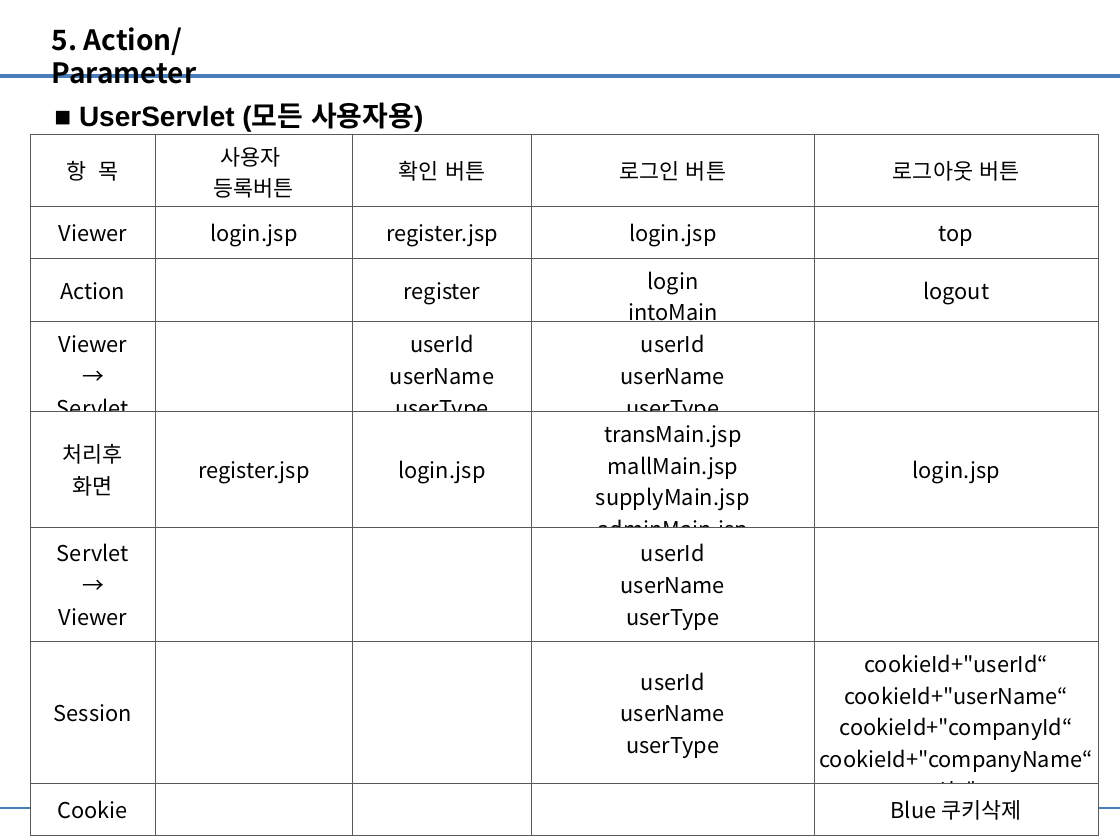
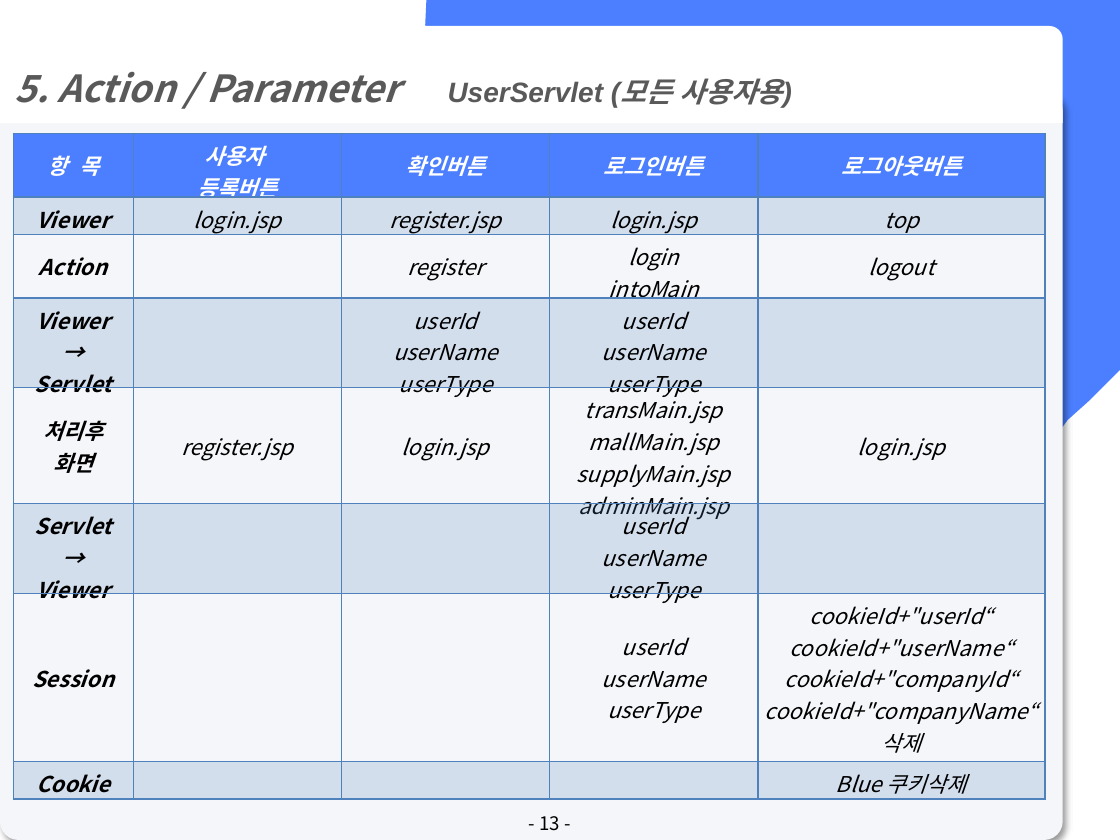
Before and after one commit to lx9203/fulfillmentBlue, a slide deck: slide 13 of file/PPT/Fulfillment 최종발표.pptx (slide 17 before the commit). Drawn at 1120x840 pixels with LibreOffice and Linux fonts; fonts in the diff are those of the drawing. Boxes give left, top, right and bottom in pixels: in the first picture for what was removed or moved away, otherwise in the second. Text is boxed around its words. In the diff, an @@ line names an element or a change of style, - is before the commit and + after.

```diff
--- a/file/PPT/Fulfillment 최종발표.pptx
+++ b/file/PPT/Fulfillment 최종발표.pptx
@@ round same rect "5. Action / Parameter": place and size @@
-round same rect "5. Action / Parameter" at [52, 27, 197, 84]
+round same rect "5. Action / Parameter" at [0, 26, 1063, 123]
@@ round same rect "5. Action / Parameter" at [0, 26, 1063, 123]: vertical alignment top to middle; fill none to #FFFFFF @@
@@ freeform shape added at [307, 0, 1120, 840], fill #4B7FFF @@
@@ line removed from (0, 76) to (1120, 76) @@
@@ text in round same rect at [15, 72, 399, 103]: text changed; size 18 to 24 pt; text colour #000000 to #595959; italic on @@
-5. Action/Parameter
+5. Action / Parameter
@@ text at [448, 78, 783, 108]: text changed; text colour #000000 to #595959; italic on @@
-■ UserServlet (모든 사용자용)
+UserServlet (모든 사용자용)
@@ rounded rectangle added at [0, 93, 1063, 840], fill #F5F6F9 @@
@@ table at [13, 133, 1045, 799] @@
-row 1: 항 목 | 사용자 / 등록버튼 | 확인 버튼 | 로그인 버튼 | 로그아웃 버튼
+row 1: 항 목 | 사용자 / 등록버튼 | 확인버튼 | 로그인버튼 | 로그아웃버튼
@@ fill #FFFFFF to #4B7FFF in row 1 @@
@@ fill #FFFFFF to #4F81BD at 20% opacity in 20 cells @@
@@ fill #FFFFFF to none in 12 cells @@
@@ text colour #000000 to #FFFFFF in "항 목", "사용자", "등록버튼" @@
@@ bold on in "항 목", "사용자", "등록버튼", "Viewer" and 11 more places @@
@@ italic on @@
@@ borders changed @@
@@ table: place and size @@
-table at [31, 134, 1099, 836]
+table at [13, 133, 1045, 799]
@@ line removed from (0, 808) to (1120, 808) @@
@@ page number added at [539, 816, 560, 831], 12 pt, text #000000 @@
+- 13 -
```
Also in this commit, not shown: 19 other slides changed, 3 slides added, 5 slides removed.
